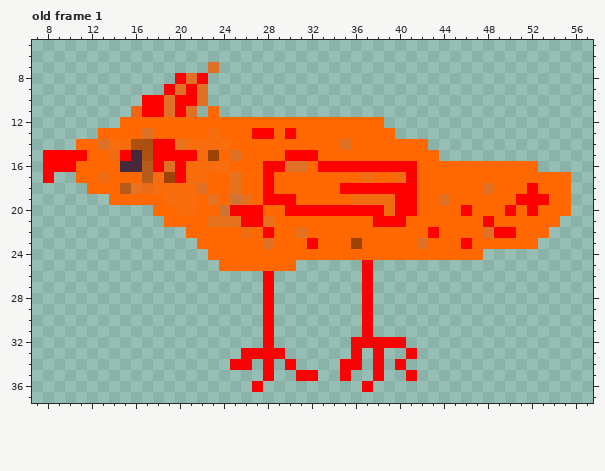
Pixel-art file, stored at generation2/shared/res/img/phoenix_sit.aseprite. The picture above was drawn from the file before the commit.
64x48 pixels, 1 frame. Colours within 5 levels of each other are drawn and written as one. Shown: old frame 1: x 7..57, y 5..37. The commit also changed other frames, which this record leaves out.
After:
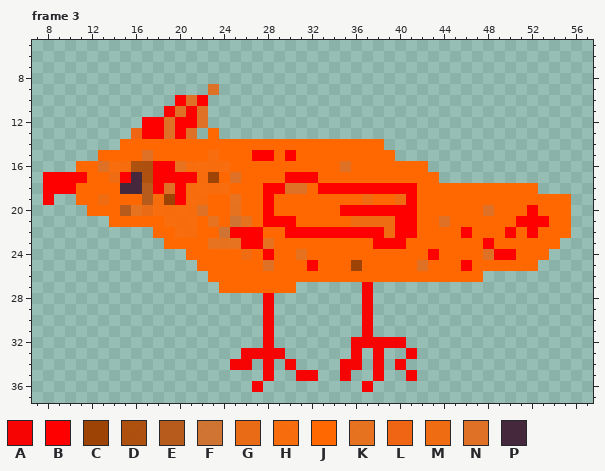
Palette (. is transparent): A #f60404  B #ff0000  C #9e4306  D #b04903ed  E #b95410ed  F #d36e29ed  G #e96b14fe  H #ff6700ed  J #ff6700  K #ed6d15ed  L #ef6513  M #ef6c13  N #df7126  P #45283c
A new or re-ordered frame is compared with the old frame closest to it.
The edit:
frames 1 -> 7
Changed rows in their new state; - is an unchanged pixel.
Frame 3 is new; against old frame 1:
first column x 8:
 7 ---------------.--------------------------------
 8 ------------...---------------------------------
 9 -----------....N--------------------------------
10 ---------...-NB---------------------------------
11 --------...BNBN.--------------------------------
12 -------..BBNBBN................-----------------
13 -----...LBBNBN.J................----------------
14 ---....JJJJJJJJJJ----------J---....-------------
15 .....-JJJNJJJJJH-J-BB--JJ-------....------------
16 ...--NHHDD-BK-------JJJJ-JJNJJJJJJ-..........---
17 -BBB-JMBPDBB-B-C-N--J-BBB----J--JJ--............
18 BBBJ---PPEBNB-HHHJ---BNN-BB-------------J---J...
19 B--JJM---EHCB-HJ-KJ--JJ-----J-JJM---J------JJJ--
20 ----JJJEKGHH--N-JKJJB-JJJJJ----B------J-N-J-----
21 ------JJJJJHHH--JFKJBBB-----MMMM-B--N---J--BBB-J
22 ----------JJHH--FBBBJ-BBBBBBBBBMBB-J--B-JJ--B-JJ
23 -----------JJJ-KKKBBK---J---J-BBB-J---J-B----JJ-
24 -------------JJ---M-B--K-----------B----NBBJJJ--
25 --------------JJ----N--JBJJJCJJJJJNJJJBJJJJJJ---
26 ---------------JJJJJJJJJJJJJJJJJJJJJJJJJ--------
27 ----------------JJJJJJJ-------------------------
Where, in picture pixels (left, top, right, bottom), the same in both pictures:
changed: (43, 62, 571, 293)
